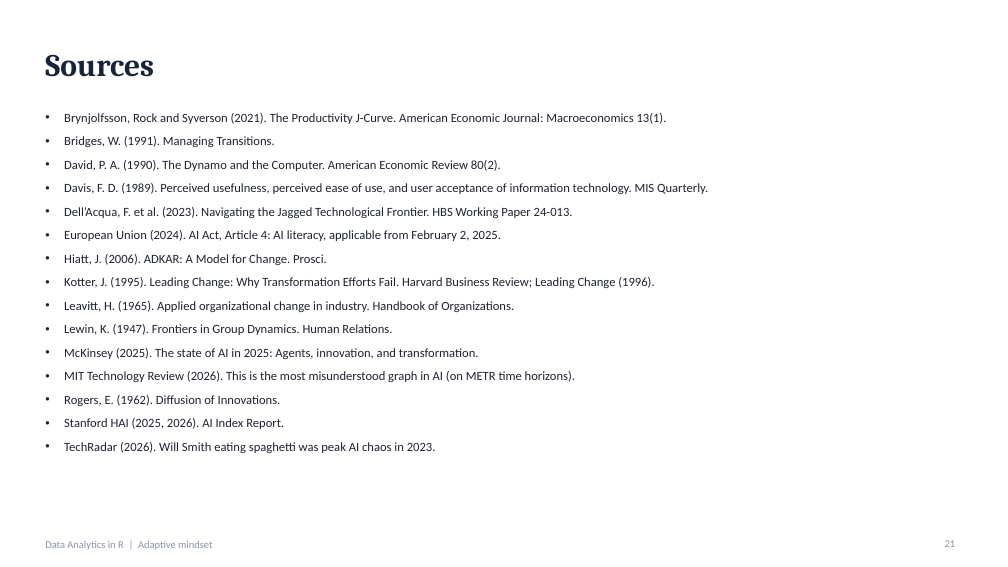
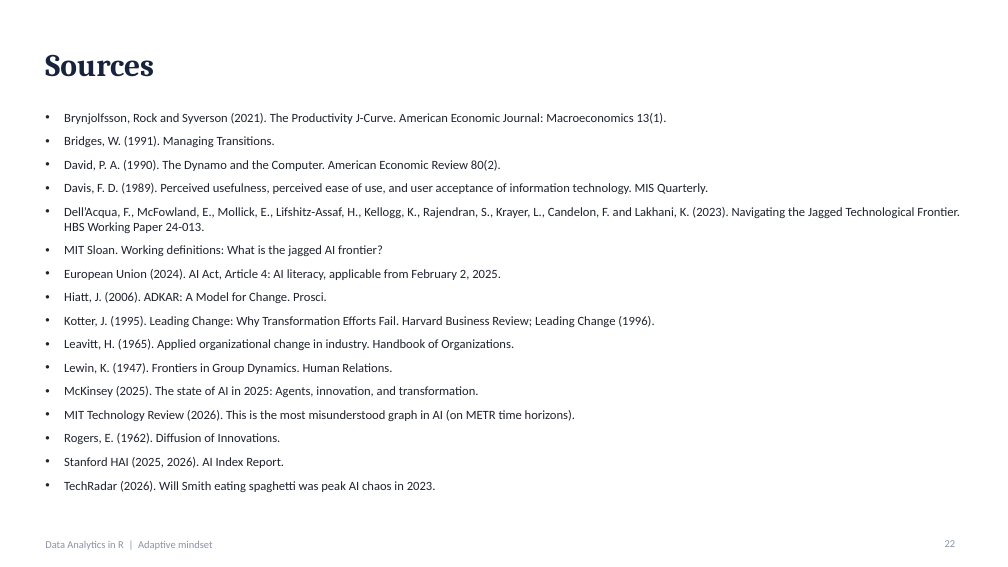
Before and after one commit to kwartler/Vienna_Dec_26, a slide deck: slide 22 of lessons/day2/C_adaptive_mindset.pptx (slide 21 before the commit). Drawn at 1008x567 pixels with LibreOffice and Linux fonts; fonts in the diff are those of the drawing. Boxes give left, top, right and bottom in pixels: in the first picture for what was removed or moved away, otherwise in the second. Text is boxed around its words. In the diff, an @@ line names an element or a change of style, - is before the commit and + after.

```diff
--- a/lessons/day2/C_adaptive_mindset.pptx
+++ b/lessons/day2/C_adaptive_mindset.pptx
@@ text at bbox=[64, 207, 960, 256]: text changed @@
-• Dell’Acqua, F. et al. (2023). Navigating the Jagged Technological Frontier. HBS Working Paper 24-013.
+• Dell’Acqua, F., McFowland, E., Mollick, E., Lifshitz-Assaf, H., Kellogg, K., Rajendran, S., Krayer, L., Candelon, F. and Lakhani, K. (2023). Navigating the Jagged Technological Frontier. HBS Working Paper 24-013.
+• MIT Sloan. Working definitions: What is the jagged AI frontier?
```
Also in this commit, not shown: 1 other slide changed, 1 slide added.
